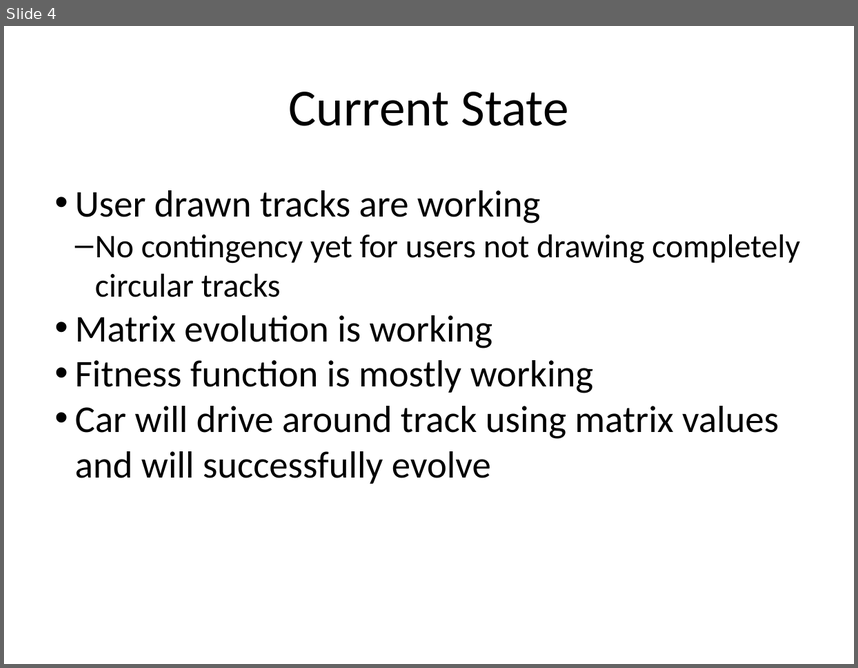
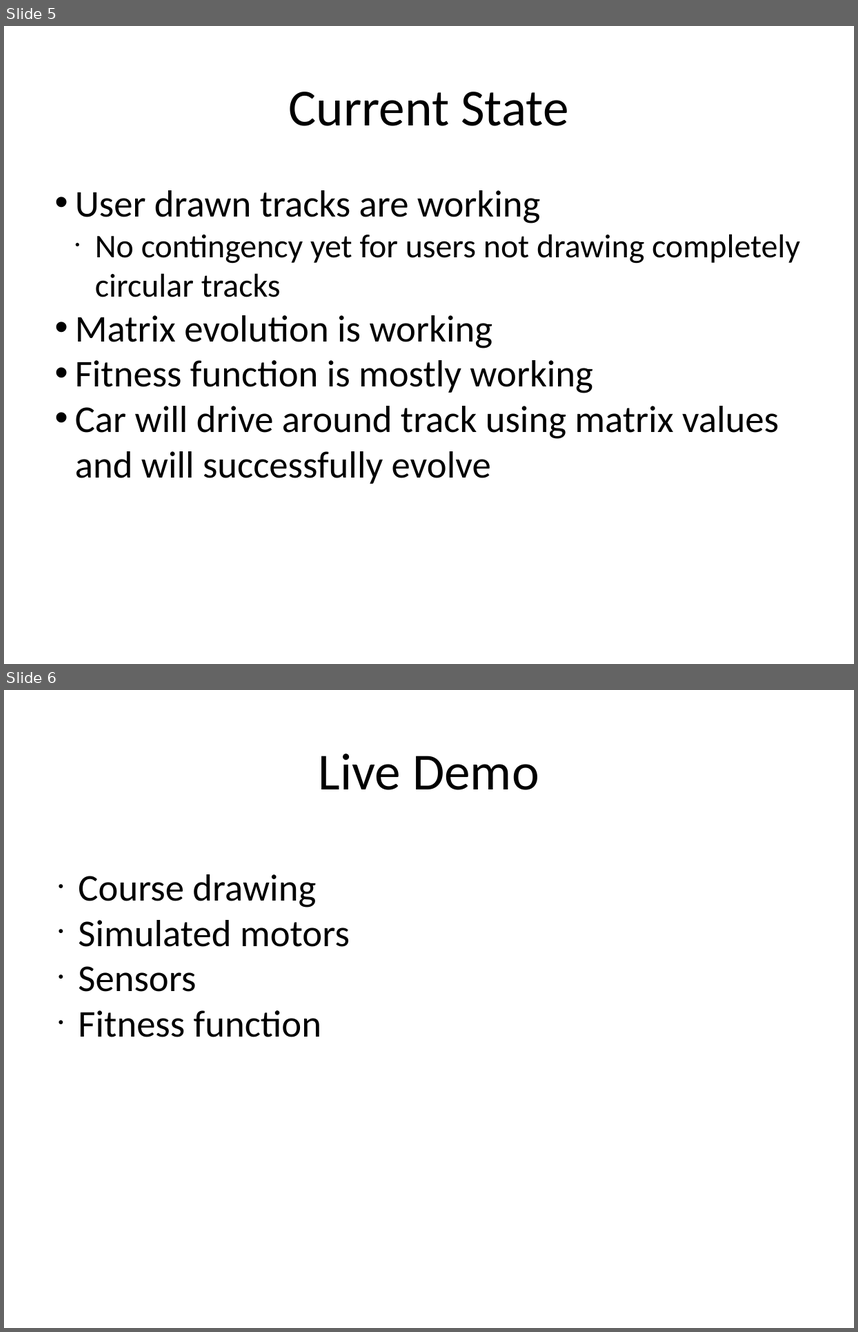
Before and after one commit to rileychapman/geneticCar, a slide deck: MidProjDemo.pptx. Shown one above the other, each under a label of ours: slide 4 before the commit, slides 5 and 6 after it. The pictures are 858x668 and 858x1332 pixels, drawn with LibreOffice and Linux fonts; fonts in the diff are those of the drawing. Boxes give left, top, right and bottom in pixels: in the first picture for what was removed or moved away, otherwise in the second. Text is boxed around its words. In the diff, an @@ line names an element or a change of style, - is before the commit and + after.

```diff
--- a/MidProjDemo.pptx
+++ b/MidProjDemo.pptx
@@ slide 6 added at (4, 690, 854, 1328), background #FFFFFF @@
@@ text added at (319, 753, 539, 790), 44 pt, text #000000 @@
+Live Demo
@@ text added at (78, 874, 350, 1037), 32 pt, text #000000 @@
+● Course drawing
+● Simulated motors
+● Sensors
+● Fitness function
@@ what was slide 4 is now slide 5 @@
@@ slide 5 changed as well @@
@@ text at (95, 234, 800, 297): bullet – to ● @@
```
Also in this commit, not shown: 1 other slide changed, 1 other slide added, 1 slide removed, 1 other file.
